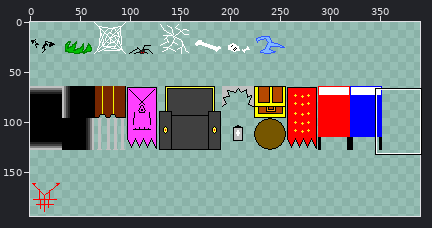
Two states of a sprite sheet, background/images/bg_aesthetics.png. The picture above shows the old version from afar; the outline marks the close-up.
Close-up. As it was:
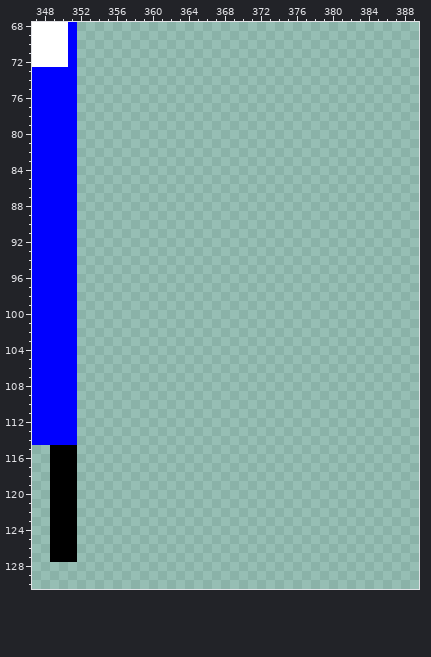
The file is 512x512 pixels. Pixels under 10% opacity are left out. Colours within 5 levels of each other are drawn and written as one. Shown: x 347..389, y 68..130. The wide view leaves out empty margins.
The same view after the edit:
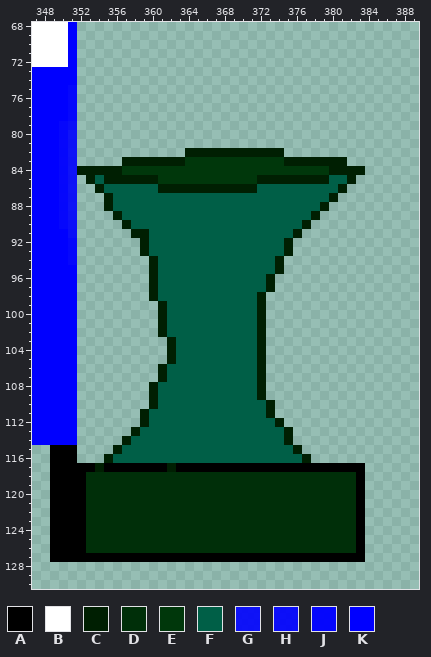
Palette (. is transparent): A #000000  B #ffffff  C #001f02  D #002f09  E #00370b  F #005f47  G #0000ffe5  H #0000ffeb  J #0000fff5  K #0000ff
Commit: Level 5 -- Door with helmet bug
Changes in this commit:
y 75..78: x 351 K -> J
y 79: x 350..351 KK -> JH
y 80..81: x 350..351 KK -> JG
y 82: x 350..351 KK -> JG; x 364..374 ........... -> CCCCCCCCCCC
y 83: x 350..351 KK -> JG; x 357..381 ......................... -> CCCCCCCEEEEEEEEEEECCCCCCC
y 84: x 350..383 KK................................ -> JGCCCCCEEEEEEEEEEEEEEEEEEEEEEECCCC
y 85: x 350..351 KK -> JG; x 353..382 .............................. -> CFCCCCCCEEEEEEEEEEECCCCCCCCFFC
y 86: x 350..351 KK -> JG; x 354..381 ............................ -> CFFFFFFCCCCCCCCCCCFFFFFFFFFC
y 87: x 350..351 KK -> JG; x 355..380 .......................... -> CFFFFFFFFFFFFFFFFFFFFFFFFC
y 88: x 350..351 KK -> JG; x 355..379 ......................... -> CFFFFFFFFFFFFFFFFFFFFFFFC
y 89: x 350..351 KK -> JG; x 356..378 ....................... -> CFFFFFFFFFFFFFFFFFFFFFC
y 90: x 350..351 KK -> JH; x 357..377 ..................... -> CFFFFFFFFFFFFFFFFFFFC
y 91: x 351 K -> H; x 358..376 ................... -> CCFFFFFFFFFFFFFFFFC
y 92..93: x 351 K -> J; x 359..375 ................. -> CFFFFFFFFFFFFFFFC
y 94: x 351 K -> J; x 360..374 ............... -> CFFFFFFFFFFFFFC
y 95: x 360..374 ............... -> CFFFFFFFFFFFFFC
y 96..97: x 360..373 .............. -> CFFFFFFFFFFFFC
y 98: x 360..372 ............. -> CFFFFFFFFFFFC
y 99..102: x 361..372 ............ -> CFFFFFFFFFFC
y 103..105: x 362..372 ........... -> CFFFFFFFFFC
y 106..107: x 361..372 ............ -> CFFFFFFFFFFC
y 108..109: x 360..372 ............. -> CFFFFFFFFFFFC
y 110: x 360..373 .............. -> CFFFFFFFFFFFFC
y 111: x 359..373 ............... -> CFFFFFFFFFFFFFC
y 112: x 359..374 ................ -> CFFFFFFFFFFFFFFC
y 113: x 358..375 .................. -> CFFFFFFFFFFFFFFFFC
y 114: x 357..375 ................... -> CFFFFFFFFFFFFFFFFFC
y 115: x 356..376 ..................... -> CFFFFFFFFFFFFFFFFFFFC
y 116: x 355..377 ....................... -> CFFFFFFFFFFFFFFFFFFFFFC
y 117: x 352..383 ................................ -> AACAAAAAAACAAAAAAAAAAAAAAAAAAAAA
y 118..126: x 352..383 ................................ -> ADDDDDDDDDDDDDDDDDDDDDDDDDDDDDDA
y 127: x 352..383 ................................ -> AAAAAAAAAAAAAAAAAAAAAAAAAAAAAAAA
